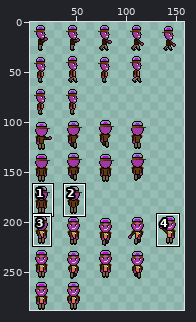
Edited in one commit: sprite sheet (client/img/1/NFT_01348c01000000000000000002386f26fc1000000000000000000000000003d3.png). Above: a wide view before the commit, with the close-up outlined.
Close-up. Before the edit:
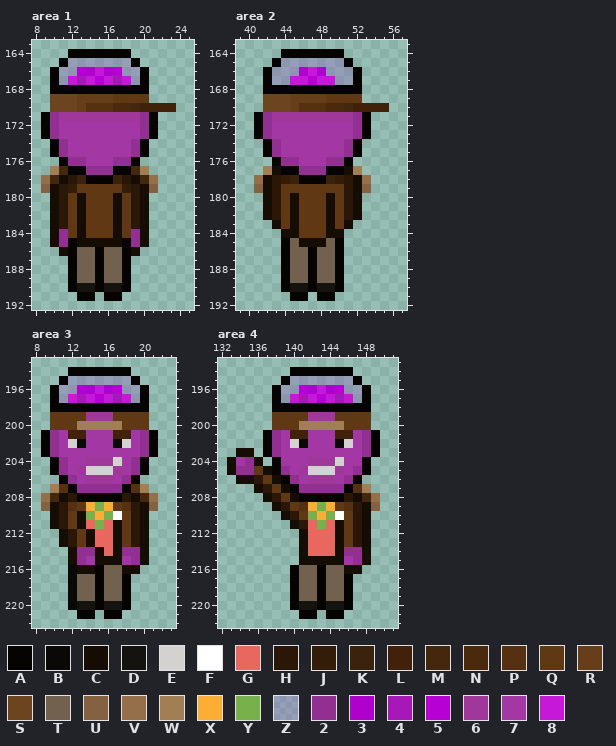
The file is 160x288 pixels. Colours within 5 levels of each other are drawn and written as one. Shown: area 1: x 8..25, y 163..192; area 2: x 39..57, y 163..192; area 3: x 8..23, y 193..222; area 4: x 132..151, y 193..222. The old version is drawn lined up with the new one. The wide view leaves out empty margins. The commit also changed other parts of the picture, which this record leaves out.
Palette (. is transparent): A #050403  B #0b0907  C #150c03  D #151310  E #d3d2d1  F #ffffff  G #e8685f  H #2a1707  J #331c08  K #3b220c  L #41210a  M #44280e  N #4b290d  P #553112  Q #603814  R #663f1a  S #6c4520  T #73614f  U #846241  V #956f4a  W #a17e54  X #fcad36  Y #78b04b  Z #9052bc4b  2 #913091  3 #b000cb  4 #a618b7  5 #b700d3  6 #9f389a  7 #a337a3  8 #c518d9
Pixels before, area 1, first column x 9:
164 ...AAAAAAA.....
165 ..AZZZZZZZA....
166 .AZZ53835ZZA...
167 .AZ8485848ZA...
168 .AAAAAAAAAAA...
169 .SSSRRRRQQQQ...
170 .SSSRPPPNNMLLLL
171 A26666666662A..
172 A27777777772A..
173 A27777777772A..
174 .A277777772A...
175 .A277777772A...
176 ..A2277722A....
177 .WMAA222AAMW...
178 VMCHKAAAKHCMV..
179 UCHJQQQQQJHCU..
180 .CHQCQQQCQHC...
181 .CHQCQQQCQHC...
182 .CHQCQQQCQHC...
183 .CHQCQQQCQHC...
184 .C2QCQQQCQ2C...
185 .C2ACCCCCA2C...
186 ..CATTATTAC....
187 ...ATTATTA.....
188 ...ATTATTA.....
189 ...ATTATTA.....
190 ...ADDADDA.....
191 ....AA.AA......
Pixels before, area 2, first column x 41:
164 ...AAAAAAA.....
165 ..AZZZZZZZA....
166 .AZZZ383ZZZA...
167 .AZZ88588ZZA...
168 .AAAAAAAAAAA...
169 .SSSRRRRQQQQ...
170 .SSSRPPPNNMLLLL
171 A26666666662A..
172 A27777777772A..
173 A27777777772A..
174 .A277777772A...
175 .A277777772A...
176 ..A2277722A....
177 .WCAA222AACW...
178 VCHJKAAAKJHCV..
179 UCHQQQQQQQHCU..
180 .CHQCQQQCQHC...
181 .CHQCQQQCQHC...
182 .CHQCQQQCQHC...
183 ..CQCQQQCQC....
184 ...CCQQQCC.....
185 ...ATCCCTA.....
186 ...ATTATTA.....
187 ...ATTATTA.....
188 ...ATTATTA.....
189 ...ATTATTA.....
190 ...ADDADDA.....
191 ....AA.AA......
Pixels before, area 3, first column x 9:
194 ...AAAAAAA...
195 ..AZZZZZZZA..
196 .AZZ53835ZZA.
197 .AZ8485848ZA.
198 .AAAAAAAAAAA.
199 .QQQQ666QQQQ.
200 .QQQWWWWWQQQ.
201 A27LL777LL72A
202 A27EB777BE72A
203 A27777777772A
204 .A277666E72A.
205 .A276EEE672A.
206 ..A2766672A..
207 .WPA22222APW.
208 VMCHAAAAAHCMV
209 UCHPQXYXQPHCU
210 .CHQCYXYFQHC.
211 .CHQCGYGCQHC.
212 ..CHQCGGCQHC.
213 ..CHQCGGCQHC.
214 ...C22CGC22C.
215 ...C27CCC72C.
216 ...BCCATTCC..
217 ...BTTATTA...
218 ...BTTATTA...
219 ...BTTATTA...
220 ...BDDADDA...
221 ....AA.AA....
Pixels before, area 4, first column x 133:
194 .......AAAAAAA...
195 ......AZZZZZZZA..
196 .....AZZ53835ZZA.
197 .....AZ8485848ZA.
198 .....AAAAAAAAAAA.
199 .....QQQQ666QQQQ.
200 .....QQQWWWWWQQQ.
201 ....A27LL777LL72A
202 ....A27EB777BE72A
203 .CC.A27777777772A
204 C72C.A777666E77A.
205 C22QCA276EEE672A.
206 .CCHQCA2766672A..
207 ...CHQCA22222APW.
208 ....CHQCAAAAAHCMV
209 .....CHQPXYXQPHCU
210 ......CHQYXYFQHC.
211 .......CHGYGCQHC.
212 ........CGGGCQHC.
213 ........CGGGCQHC.
214 ........CGGGC22C.
215 ........CCCCC72C.
216 .......ATTATTCC..
217 .......ATTATTA...
218 .......ATTATTA...
219 .......ATTATTA...
220 .......ADDADDA...
221 ........AA.AA....
Now the later version:
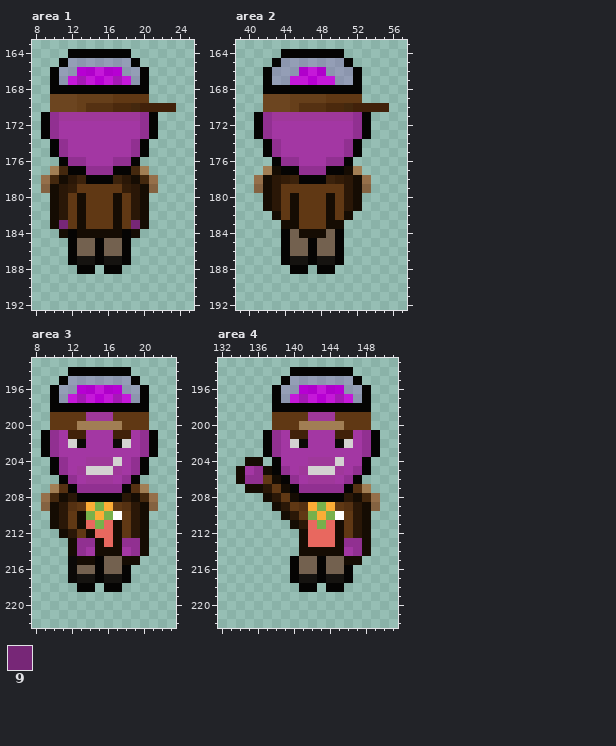
Colours new in this view: 9 #772777
The exact change:
drawings rearranged on the sheet (the old picture shows each at its new place; 1 dropped ones are not shown)
Area 1:
y 183: x 11 H -> 9; x 19 H -> 9
y 184: x 10..12 C2Q -> .CA; x 14..16 QQQ -> CCC; x 18..20 Q2C -> AC.
y 185: x 10..11 C2 -> ..; x 13..17 CCCCC -> TTATT; x 19..20 2C -> ..
y 186: x 11 C -> .; x 19 C -> .
y 187: x 13..14 TT -> DD; x 16..17 TT -> DD
y 188: x 12..18 ATTATTA -> .AA.AA.
y 189: x 12..18 ATTATTA -> .......
y 190: x 12..18 ADDADDA -> .......
y 191: x 13..14 AA -> ..; x 16..17 AA -> ..
Area 2:
y 182: x 42..43 CH -> .C; x 51..52 HC -> C.
y 183: x 43..44 CQ -> .C; x 50..51 QC -> C.
y 184: x 44..50 CCQQQCC -> ATCCCTA
y 185: x 46..48 CCC -> TAT
y 187: x 45..46 TT -> DD; x 48..49 TT -> DD
y 188: x 44..50 ATTATTA -> .AA.AA.
y 189: x 44..50 ATTATTA -> .......
y 190: x 44..50 ADDADDA -> .......
y 191: x 45..46 AA -> ..; x 48..49 AA -> ..
Area 3:
y 213: x 11..15 CHQCG -> .C22C; x 18..19 QH -> 22
y 214: x 14 2 -> 7; x 16 G -> C; x 18 2 -> 7
y 215: x 12..20 C27CCC72C -> BCCATTCC.
y 216: x 13..14 CC -> TT; x 18..19 CC -> A.
y 217: x 13..14 TT -> DD; x 16..17 TT -> DD
y 218: x 12..18 BTTATTA -> .AA.AA.
y 219: x 12..18 BTTATTA -> .......
y 220: x 12..18 BDDADDA -> .......
y 221: x 13..14 AA -> ..; x 16..17 AA -> ..
Area 4:
y 203: x 134..135 CC -> ..
y 204: x 133..135 C72 -> ..C
y 205: x 133..136 C22Q -> .C72
y 206: x 135..136 CH -> 22
y 207: x 135 . -> C
y 213: x 146..147 QH -> 22
y 214: x 142..144 GGG -> CCC; x 146 2 -> 7
y 215: x 140..148 .CCCCC72C -> ATTATTCC.
y 216: x 146..147 CC -> A.
y 217: x 141..142 TT -> DD; x 144..145 TT -> DD
y 218: x 140..146 ATTATTA -> .AA.AA.
y 219: x 140..146 ATTATTA -> .......
y 220: x 140..146 ADDADDA -> .......
y 221: x 141..142 AA -> ..; x 144..145 AA -> ..
Boxes around the changes in both close-ups, in picture pixels (x1, y1, x2, y2):
changed: (50, 220, 149, 301)
changed: (263, 211, 362, 301)
changed: (59, 538, 149, 619)
changed: (227, 448, 263, 493)
changed: (290, 538, 371, 619)
